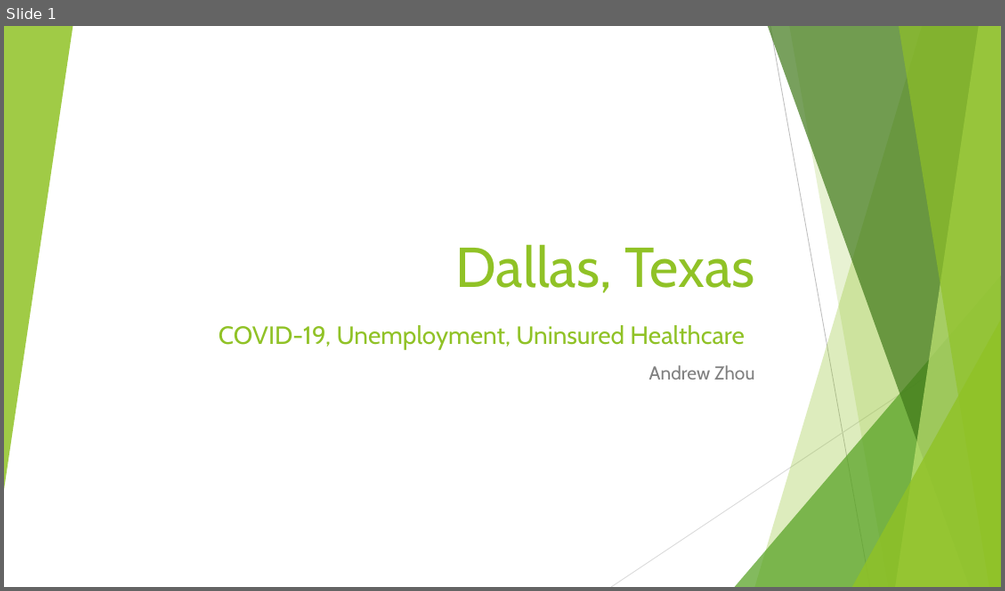
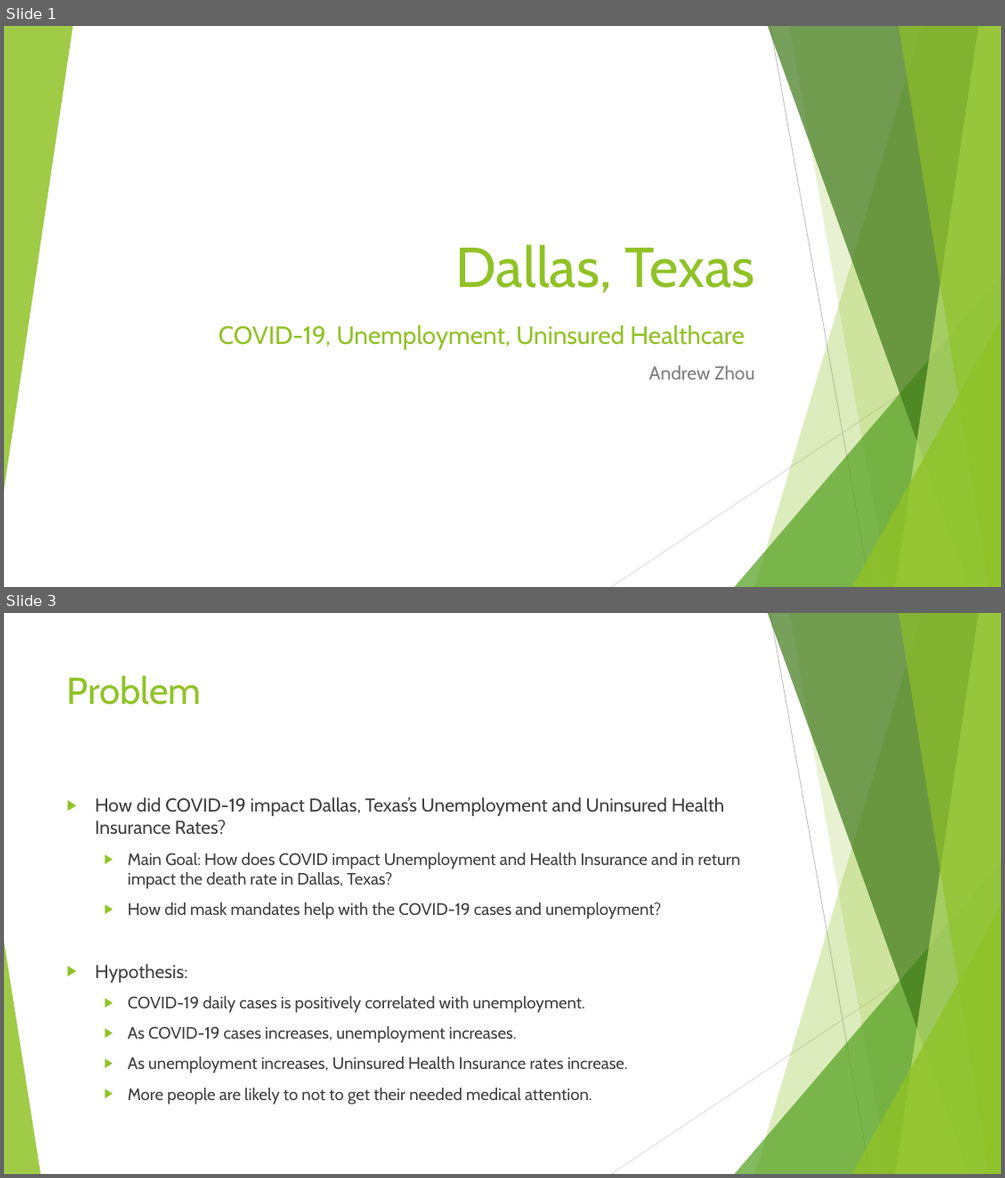
Before and after one commit to azhou5211/hcde_project, a slide deck: A6/Presentation.pptx. Shown one above the other, each under a label of ours: slide 1 before the commit, slides 1 and 3 after it; the slides between them are not shown. The pictures are 1005x591 and 1005x1178 pixels, drawn with LibreOffice and Linux fonts; fonts in the diff are those of the drawing. Boxes give left, top, right and bottom in pixels: in the first picture for what was removed or moved away, otherwise in the second. Text is boxed around its words. In the diff, an @@ line names an element or a change of style, - is before the commit and + after.

```diff
--- a/A6/Presentation.pptx
+++ b/A6/Presentation.pptx
@@ slide 3 added at [4, 613, 1001, 1174], background #FFFFFF; not listed: 9 template elements that a slide beside it also shows @@
@@ title added at [67, 675, 202, 705], 36 pt, text #90C226 @@
+Problem
@@ text added at [95, 797, 741, 1104], 16 pt, text #404040 @@
+▶ How did COVID-19 impact Dallas, Texas’s Unemployment and Uninsured Health Insurance Rates?
+  ▶ Main Goal: How does COVID impact Unemployment and Health Insurance and in return impact the death rate in Dallas, Texas?
+  ▶ How did mask mandates help with the COVID-19 cases and unemployment?
+▶ Hypothesis:
+  ▶ COVID-19 daily cases is positively correlated with unemployment.
+  ▶ As COVID-19 cases increases, unemployment increases.
+  ▶ As unemployment increases, Uninsured Health Insurance rates increase.
+  ▶ More people are likely to not to get their needed medical attention.
@@ triangle added at [4, 941, 40, 1174], fill #90C226 at 85% opacity @@
```
Also in this commit, not shown: 2 slides changed, 8 other slides added, 9 slides removed, 3 other files.
